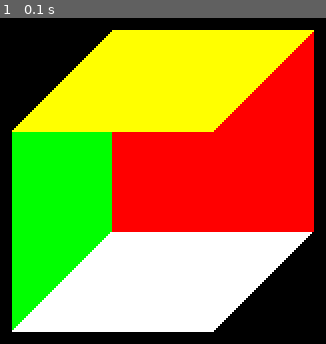
Above: before the commit, frame 1.
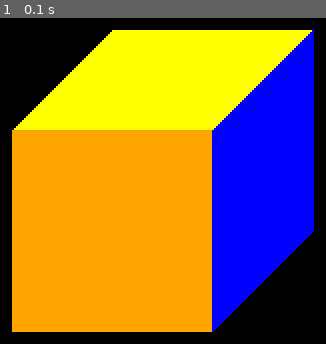
Above: after the commit, the same moment.

Repository: flyfengye/rubiks_cube
Game: pygame game, started from pygame_study.py
Two runs of this game, one before a commit and one after it. Both use one fixed random seed, a clock stepped at 60 frames per second and the inputs below.
Inputs:
- Up to frame 1 (0.1 s): no input

The runs differ from the first frame. In frame 1, 57% of the frame differs, in the area x 3-97%, y 3-97%.

Commit message:
2019-11-14 19:06

Diff:
--- /dev/null
+++ b/pygame_color.py
@@ -0,0 +1,63 @@
+import sys
+import pygame
+from pygame import Surface
+
+pygame.init()
+
+screen = pygame.display.set_mode((800, 400))
+pygame.display.set_caption("Pygame图形绘制")
+
+YELLOW = 255, 255, 0
+ORANGE = 255, 165, 0
+BLUE = 0, 0, 255
+GREEN = 0, 255, 0
+RED = 255, 0, 0
+WHITE = 255, 255, 255
+
+LINEN = 250, 240, 230
+
+size = (600, 400)
+surface = Surface(size)
+surface.set_colorkey((0, 0, 0))
+# surface.set_alpha(200)
+
+color_dict = {'u': YELLOW, 'd': WHITE, 'r': BLUE, 'l': GREEN, 'f': ORANGE, 'b': RED}
+pos = (1, 1, 1)
+color = ('u', 'b', 'r')
+
+
+class DrawRubikS:
+    def __init__(self, pos_color_tuple):
+        for pos_color in pos_color_tuple:
+            self.draw(pos_color)
+
+    def draw(self, pos_color):
+        pos, color = pos_color
+        pos = (1, 1, 1)
+        color = ('u', 'b', 'r')
+        pass
+
+
+# 绘制矩形
+# r1rect = pygame.draw.rect(screen, GOLD, (100,100,200,100), 5)
+# r2rect = pygame.draw.rect(screen, RED, (210,210,200,100), 0)
+
+# p4poly = pygame.draw.polygon(surface, GREEN, [(100, 200), (150, 150), (150, 250), (100, 300)], 0)
+# p5poly = pygame.draw.polygon(surface, WHITE, [(100, 300), (200, 300), (250, 250), (150, 250)], 0)
+# p6poly = pygame.draw.polygon(surface, RED, [(150, 150), (150, 250), (250, 250), (250, 150)], 0)
+
+# p4poly = pygame.draw.polygon(surface, LINEN, [(600, 200), (490, 190), (490, 340), (600, 350)], 0)  #
+# p5poly = pygame.draw.polygon(surface, LINEN, [(600, 200), (200, 300), (250, 250), (150, 250)], 0)
+# p6poly = pygame.draw.polygon(surface, LINEN, [(150, 150), (150, 250), (250, 250), (250, 150)], 0)
+p0poly = pygame.draw.polygon(surface, YELLOW, [(600, 200), (450, 150), (450, 350), (600, 400)], 0)
+p1poly = pygame.draw.polygon(surface, ORANGE, [(600, 200), (750, 150), (750, 350), (600, 400)], 0)
+p2poly = pygame.draw.polygon(surface, BLUE, [(600, 200), (450, 150), (600, 100), (750, 150)], 0)
+screen.blit(surface, (0, 0))
+
+
+while True:
+    for event in pygame.event.get():
+        if event.type == pygame.QUIT:
+            sys.exit()
+
+    pygame.display.update()
--- a/pygame_study.py
+++ b/pygame_study.py
@@ -1,56 +1,54 @@
 from math import pi
 
-import pygame,sys
+import sys
+import pygame
+from pygame import Surface
 
 pygame.init()
 
 screen = pygame.display.set_mode((600, 400))
-screen1 = pygame.display.set_mode((600, 400))
-# screen = pygame.Surface((600, 400), pygame.SRCALPHA, 32)
-
-# windowSurface = pygame.display.set_mode((500, 600), pygame.DOUBLEBUF)
-# pygame.draw.rect(windowSurface, pygame.Color(255, 255, 255, 128), pygame.Rect(0, 200, 500, 250))
-#
-# s = pygame.Surface((500,500))  # the size of your rect
-# s.set_alpha(128)                # alpha level
-# s.fill((255,255,255))           # this fills the entire surface
-# windowSurface.blit(s, (0, 0))    # (0,0) are the top-left coordinates
+# screen.fill((255, 255, 255))
 
 pygame.display.set_caption("Pygame图形绘制")
-# srf = screen.convert_alpha()
-# srf.fill((255, 255, 255, 0))
-# screen = srf
 
-
-
-# GOLD = 255, 251, 0
-# RED = pygame.Color('red')
-# WHITE = 255, 255, 255
-# GREEN = pygame.Color('green')
-YELLOW = 255, 255, 0, 52
-ORANGE = 255, 165, 0, 1
-BLUE = 0, 0, 255, 1
+YELLOW = 255, 255, 0
+ORANGE = 255, 165, 0
+BLUE = 0, 0, 255
 GREEN = 0, 255, 0
 RED = 255, 0, 0
 WHITE = 255, 255, 255
-YELLOW = pygame.Color(*YELLOW)
-print(YELLOW.a)
+
+LINEN = 250, 240, 230
+
+# size = (150, 150)
+size = (600, 400)
+surface = Surface(size)
+surface.set_colorkey((0, 0, 0))
+# surface.set_alpha(200)
 
 
 # 绘制矩形
 # r1rect = pygame.draw.rect(screen, GOLD, (100,100,200,100), 5)
 # r2rect = pygame.draw.rect(screen, RED, (210,210,200,100), 0)
 
-p4poly = pygame.draw.polygon(screen, GREEN, [(100, 200), (150, 150), (150, 250), (100, 300)], 0)
-p5poly = pygame.draw.polygon(screen, WHITE, [(100, 300), (200, 300), (250, 250), (150, 250)], 0)
-p6poly = pygame.draw.polygon(screen, RED, [(150, 150), (150, 250), (250, 250), (250, 150)], 0)
+# p4poly = pygame.draw.polygon(surface, GREEN, [(100, 200), (150, 150), (150, 250), (100, 300)], 0)
+# p5poly = pygame.draw.polygon(surface, WHITE, [(100, 300), (200, 300), (250, 250), (150, 250)], 0)
+# p6poly = pygame.draw.polygon(surface, RED, [(150, 150), (150, 250), (250, 250), (250, 150)], 0)
 # import time
 # time.sleep(3)
-p0poly = pygame.draw.polygon(screen1, YELLOW, [(100, 200), (150, 150), (250, 150), (200, 200)], 0)
-# p1poly = pygame.draw.polygon(screen, ORANGE, [(100, 200), (100, 300), (200, 300), (200, 200)], 0)
-# p2poly = pygame.draw.polygon(screen, BLUE, [(200, 200), (200, 300), (250, 250), (250, 150)], 0)
+p4poly = pygame.draw.polygon(surface, LINEN, [(100, 200), (150, 150), (150, 250), (100, 300)], 0)
+p5poly = pygame.draw.polygon(surface, LINEN, [(100, 300), (200, 300), (250, 250), (150, 250)], 0)
+p6poly = pygame.draw.polygon(surface, LINEN, [(150, 150), (150, 250), (250, 250), (250, 150)], 0)
+p0poly = pygame.draw.polygon(surface, YELLOW, [(100, 200), (150, 150), (250, 150), (200, 200)], 0)
+p1poly = pygame.draw.polygon(surface, ORANGE, [(100, 200), (100, 300), (200, 300), (200, 200)], 0)
+p2poly = pygame.draw.polygon(surface, BLUE, [(200, 200), (200, 300), (250, 250), (250, 150)], 0)
+screen.blit(surface, (0, 0))
+# screen.blit(white_sfc, (0, 0))
+# screen.blit(red_sfc, (0, 0))
+# screen.blit(yellow_sfc, (0, 0))
+# screen.blit(orange_sfc, (0, 0))
+# screen.blit(blue_sfc, (0, 0))
 
-#
 
 # 绘制笑脸
 # e1rect = pygame.draw.ellipse(screen, GREEN, (50,50,500,300), 3)
